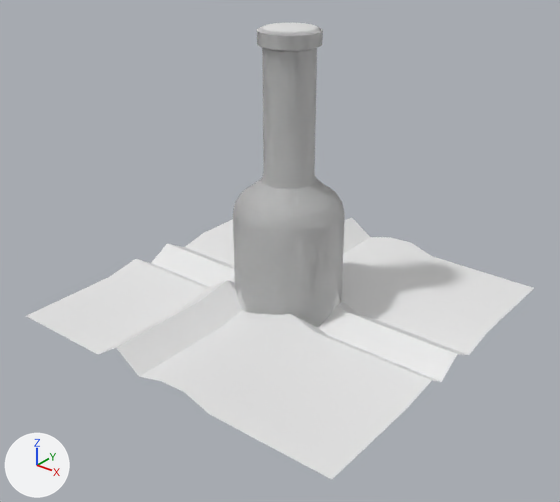
A saved change to the FBX model Assets/_Games/Ressources/3D/MumSweeper/Bouteille.fbx.
Rendered twice from a 50 mm camera at (2.3, -2.95, 2.58) aimed at (0.02, -0.09, 0.81). The lights are fixed; the arrows at lower left show +X, +Y and +Z.

Before the edit, the objects in view are built like this:
```python
me_cylinder = bpy.data.meshes.new('Cylinder')
me_cylinder.from_pydata(...)  # 480 vertices, 450 faces; spans x -0.29..0.29, y -0.29..0.29, z 0.0..1.93
me_cylinder_001 = bpy.data.meshes.new('Cylinder.001')
me_cylinder_001.from_pydata(...)  # 832 vertices, 832 faces; spans x -0.29..0.29, y -0.29..0.29, z 0.37..1.93
me_cylinder_001.materials.append(mat_bouteille)  # white #e7e7e7
me_plane = bpy.data.meshes.new('Plane')
me_plane.from_pydata(...)  # 81 vertices, 64 faces; spans x -1.0..1.01, y -1.0..1.0, z 0.42..0.6
ob_bouteil = bpy.data.objects.new('Bouteil', me_cylinder)
ob_bouteil.location = (0.0, 0.0, 0.0)
ob_bouteille = bpy.data.objects.new('Bouteille', me_cylinder_001)
ob_bouteille.location = (0.0, 0.0, 0.0)
ob_plane = bpy.data.objects.new('Plane', me_plane)
ob_plane.location = (0.0, 0.0, 0.0)
```
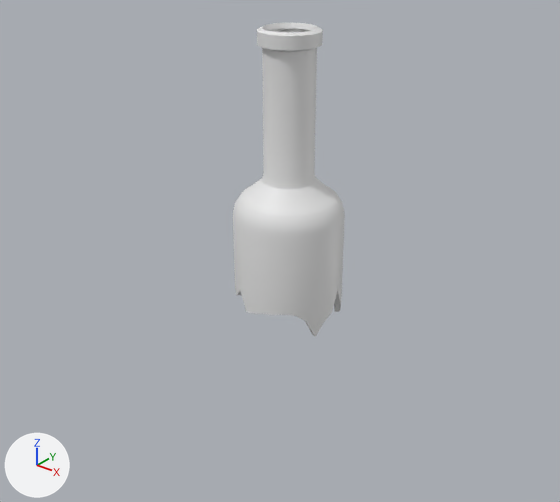
Boxes (x1, y1, x2, y2) around the edits, measured in the pictures (560 x 502 px):
'Plane', deleted: before (27, 217, 534, 480)
'Bouteil', deleted: before (233, 23, 345, 327)
'Bouteille', unchanged, uncovered by the edit: before (233, 26, 345, 325); after (233, 23, 345, 337)

Edits to the bpy script that builds the scene:
```text
Remove ob_bouteil:
    ob_bouteil = bpy.data.objects.new('Bouteil', me_cylinder)
    ob_bouteil.location = (0.0, 0.0, 0.0)
Remove ob_plane:
    ob_plane = bpy.data.objects.new('Plane', me_plane)
    ob_plane.location = (0.0, 0.0, 0.0)
```
